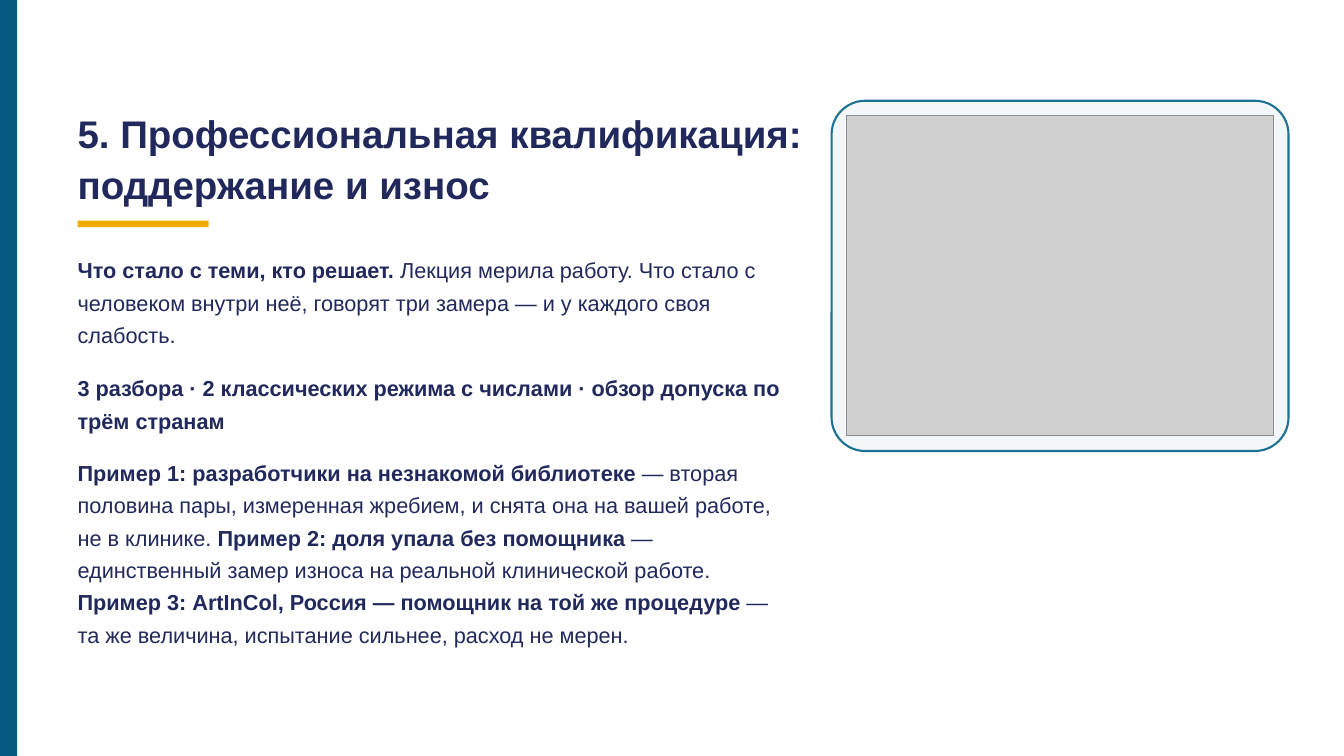
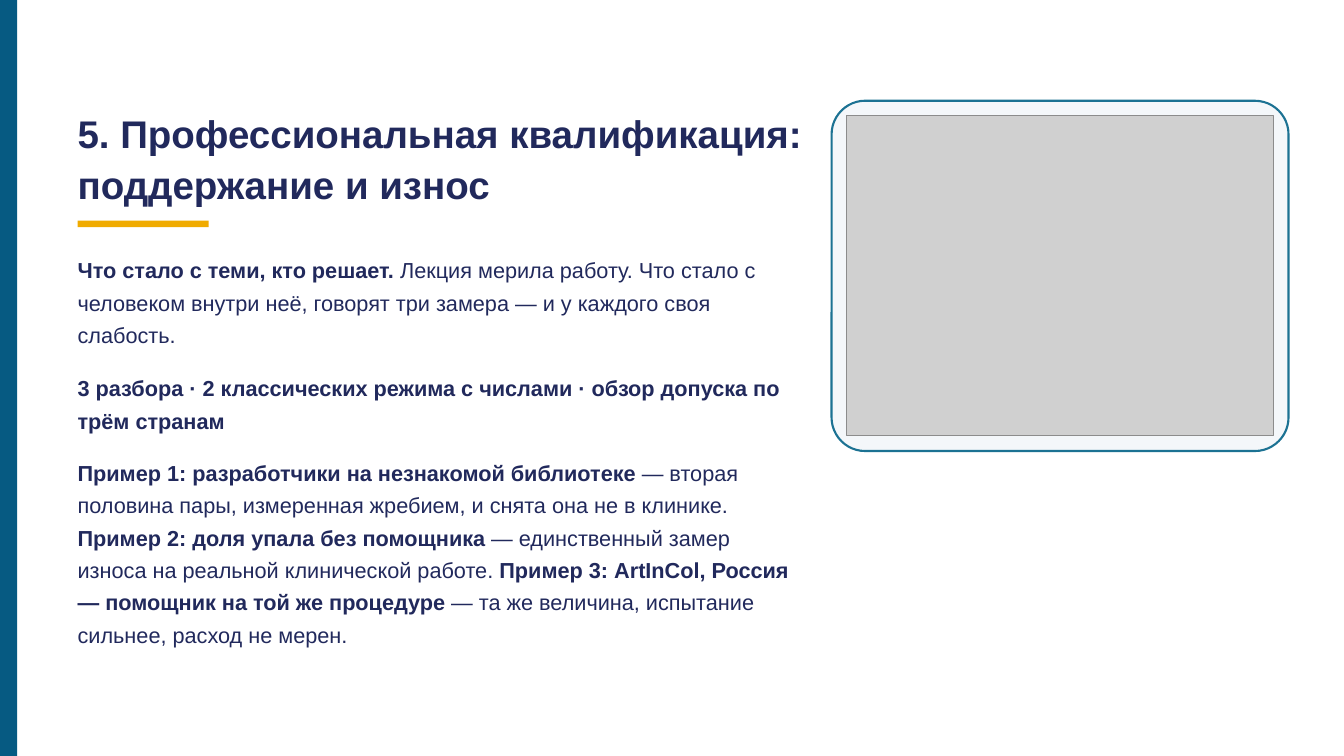
Before and after one commit to tellina-study/AI-usage-lessons, a slide deck: slide 72 of library/lectures/lec-07/rework/deck/lec-07-karkas.pptx (slide 70 before the commit). Drawn at 1344x756 pixels with LibreOffice and Linux fonts; fonts in the diff are those of the drawing; grey boxes stand for pictures. Boxes give left, top, right and bottom in pixels: in the first picture for what was removed or moved away, otherwise in the second. Text is boxed around its words. In the diff, an @@ line names an element or a change of style, - is before the commit and + after.

```diff
--- a/library/lectures/lec-07/rework/deck/lec-07-karkas.pptx
+++ b/library/lectures/lec-07/rework/deck/lec-07-karkas.pptx
@@ text at (78, 465, 789, 647): text changed @@
-Пример 1: разработчики на незнакомой библиотеке — вторая половина пары, измеренная жребием, и снята она на вашей работе, не в клинике. Пример 2: доля упала без помощника — единственный замер износа на реальной клинической работе. Пример 3: ArtInCol, Россия — помощник на той же процедуре — та же величина, испытание сильнее, расход не мерен.
+Пример 1: разработчики на незнакомой библиотеке — вторая половина пары, измеренная жребием, и снята она не в клинике. Пример 2: доля упала без помощника — единственный замер износа на реальной клинической работе. Пример 3: ArtInCol, Россия — помощник на той же процедуре — та же величина, испытание сильнее, расход не мерен.
```
Also in this commit, not shown: 15 other slides changed, 3 slides added, 43 other files.
